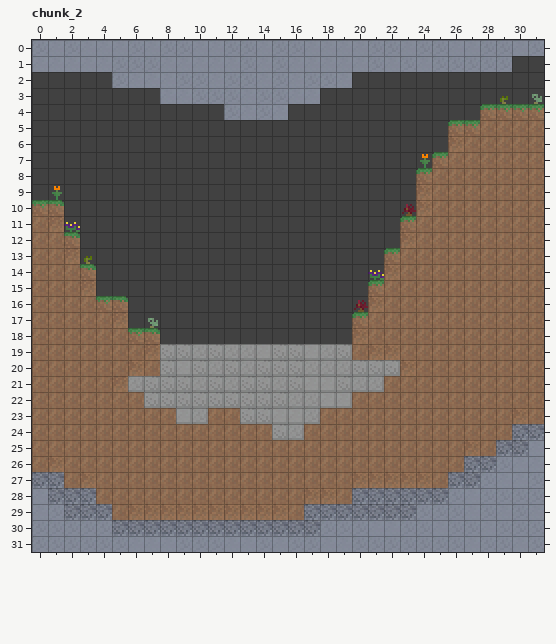
LDtk project, stored at world/ldtk/societies.ldtk. The picture above was drawn from the file before the commit.
Cells are 8x8 px. Shown: chunk_2 x 0..31, y 0..31. The commit also changed other parts of the map, which this record leaves out.
New version:
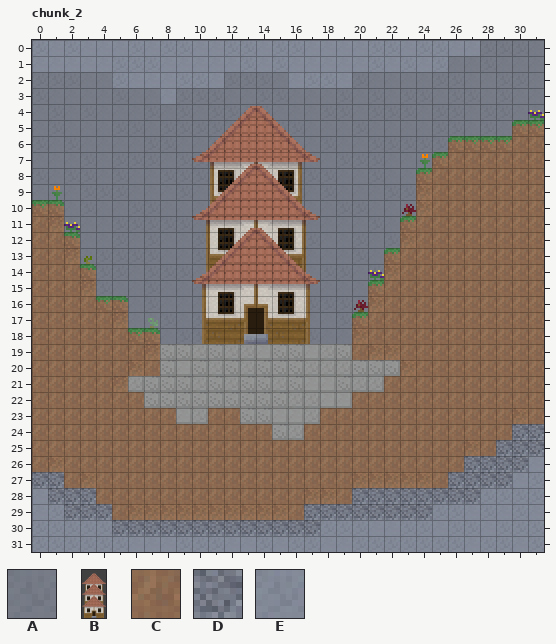
Key: from "background": A 4 "stone"; from "building_tileset": B 32; from "collisions": C 1 "dirt", D 3 "gravel", E 4 "stone".
_ is an empty cell, . an unchanged one.
Objects are placed by their top-left corner, in cells (3,4 is the top-left corner of cell 3,4); size is 1x1 cell unless given.
Tiles of an added or newly shown layer are drawn over the layers below it.
What changed:
--- layer "background" (added)
@@ x 0..31 @@
- 0 .............................._.
- 1 ..............................__
- 2 _____........._.....____________
- 3 ________._........______________
- 4 ________________________________
- 5 ________________________________
- 6 ______________________________..
- 7 __________________________......
- 8 _________________________.......
- 9 ________________________........
-10 ._______________________........
-11 ..______________________........
-12 .._____________________.........
-13 ...____________________.........
-14 ...___________________..........
-15 ....__________________..........
-16 .....________________...........
-17 ......_______________...........
-18 ......._____________............
+ 0 ..............................A.
+ 1 ..............................AA
+ 2 AAAAA.........A.....AAAAAAAAAAAA
+ 3 AAAAAAAA.A........AAAAAAAAAAAAAA
+ 4 AAAAAAAAAAAAAAAAAAAAAAAAAAAAAAAA
+ 5 AAAAAAAAAAAAAAAAAAAAAAAAAAAAAAAA
+ 6 AAAAAAAAAAAAAAAAAAAAAAAAAAAAAA..
+ 7 AAAAAAAAAAAAAAAAAAAAAAAAAA......
+ 8 AAAAAAAAAAAAAAAAAAAAAAAAA.......
+ 9 AAAAAAAAAAAAAAAAAAAAAAAA........
+10 .AAAAAAAAAAAAAAAAAAAAAAA........
+11 ..AAAAAAAAAAAAAAAAAAAAAA........
+12 ..AAAAAAAAAAAAAAAAAAAAA.........
+13 ...AAAAAAAAAAAAAAAAAAAA.........
+14 ...AAAAAAAAAAAAAAAAAAA..........
+15 ....AAAAAAAAAAAAAAAAAA..........
+16 .....AAAAAAAAAAAAAAAA...........
+17 ......AAAAAAAAAAAAAAA...........
+18 .......AAAAAAAAAAAAA............
--- layer "collisions"
@@ x 30..30 @@
- 0 E
+ 0 _
@@ x 9..31 @@
- 2 .....E.................
- 3 E......................
- 4 ...EEEE............CCCC
- 5 .................CCCC..
+ 2 ....._.................
+ 3 _......................
+ 4 ...____............____
+ 5 .................____..
@@ x 24..31 @@
-25 .......E
-26 .....EE.
-27 ....EE..
-28 ..EE....
-29 E.......
+25 .......D
+26 .....DD.
+27 ....DD..
+28 ..DD....
+29 D.......
--- layer "buildings" (added)
+B "three_story_house" at 10,3 size 8x16
